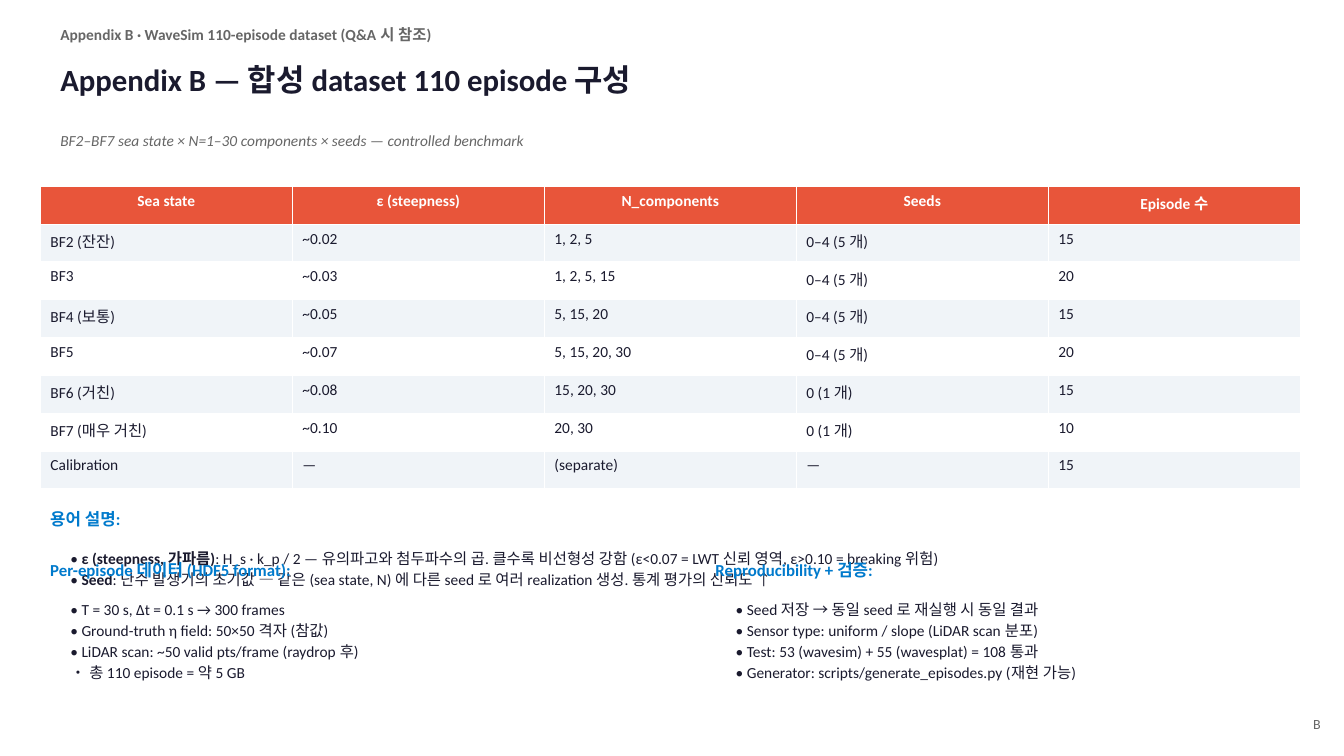
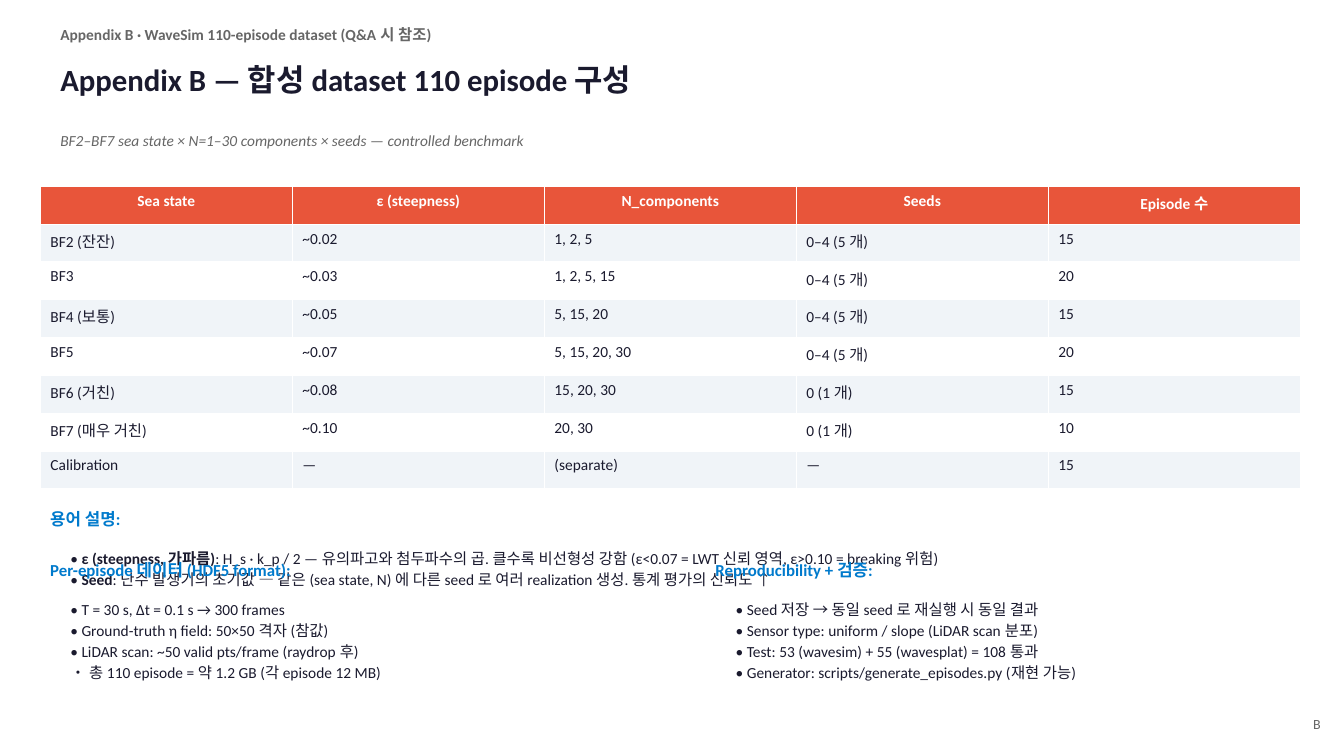
Before and after one commit to SAEYONGPARK94/wavesplat, a slide deck: slide 25 of wavesplat/docs/labmeeting_2026_05_13.pptx. Drawn at 1344x756 pixels with LibreOffice and Linux fonts; fonts in the diff are those of the drawing. Boxes give left, top, right and bottom in pixels: in the first picture for what was removed or moved away, otherwise in the second. Text is boxed around its words. In the diff, an @@ line names an element or a change of style, - is before the commit and + after.

```diff
--- a/wavesplat/docs/labmeeting_2026_05_13.pptx
+++ b/wavesplat/docs/labmeeting_2026_05_13.pptx
@@ text at [89, 665, 381, 681]: text changed @@
-• 총 110 episode = 약 5 GB
+• 총 110 episode = 약 1.2 GB (각 episode 12 MB)
```
Also in this commit, not shown: 2 other slides changed, 1 slide added, 13 other files.
